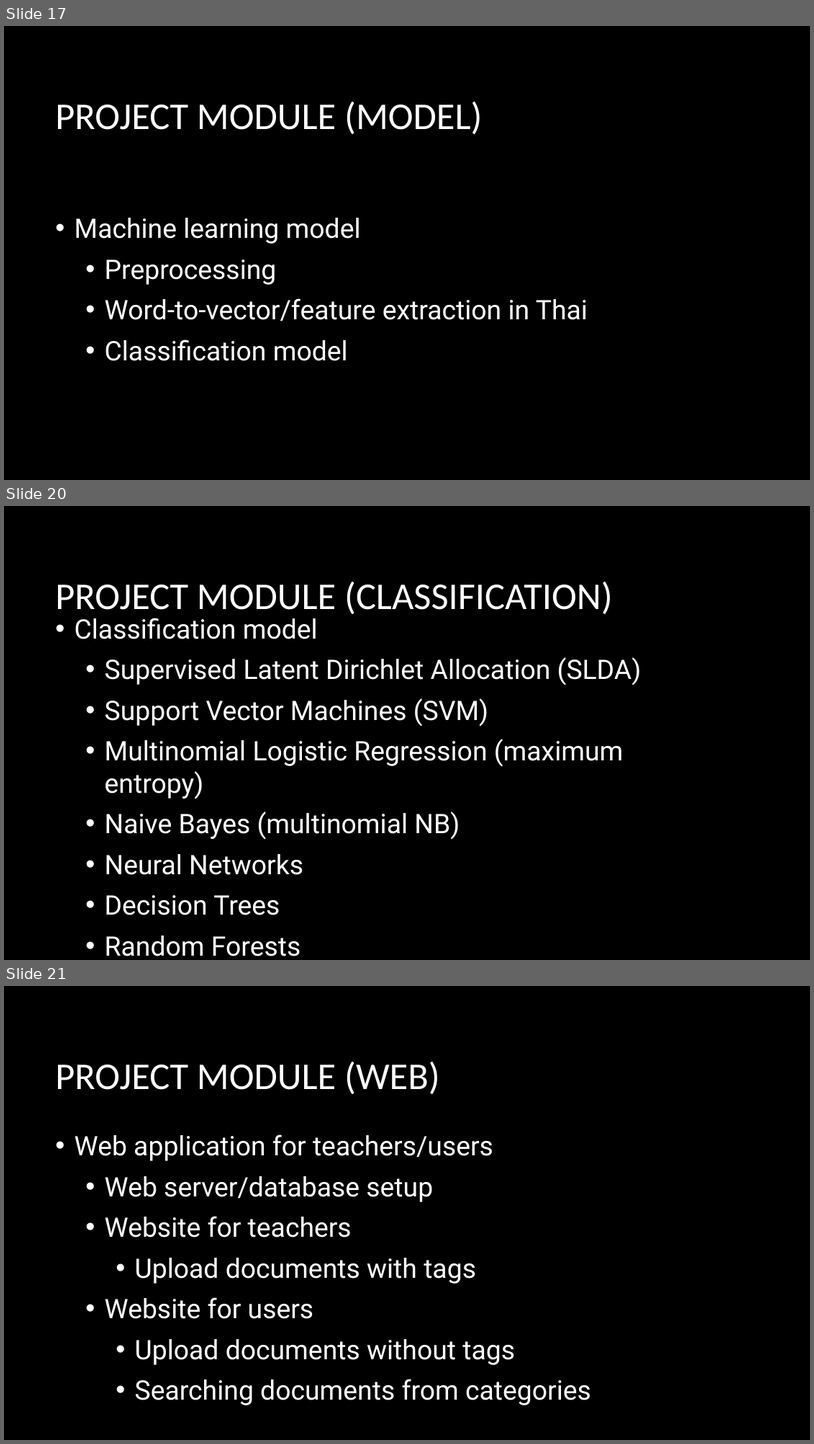
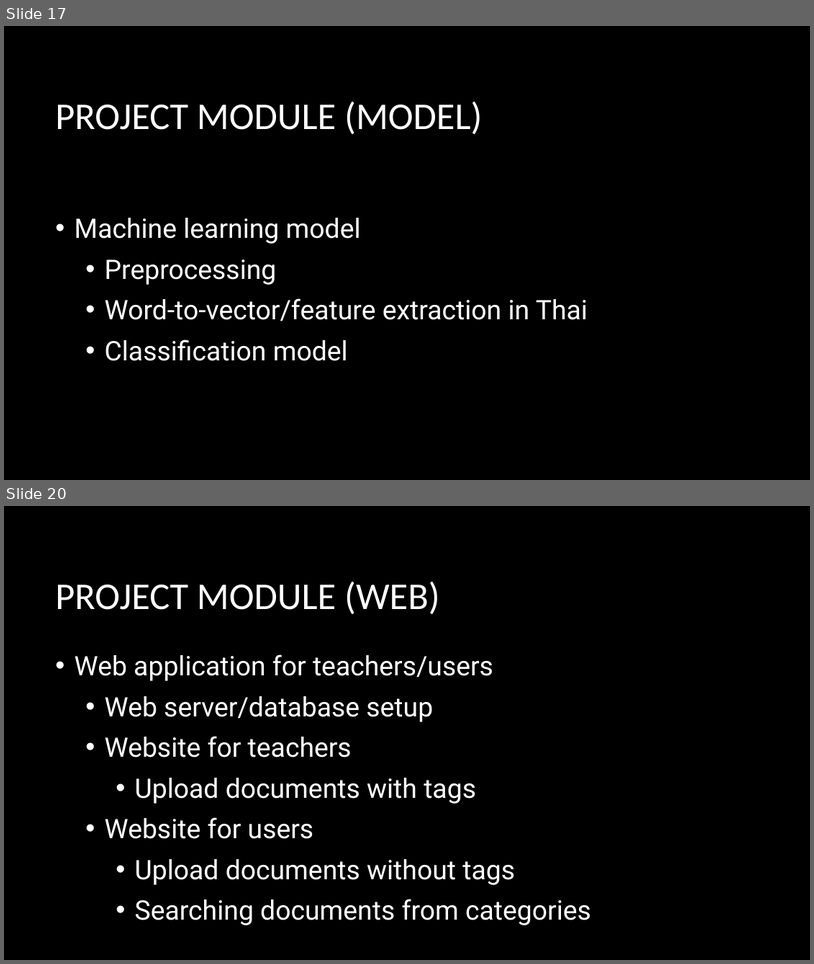
Before and after one commit to Nagisachan/project_y4, a slide deck: Document/Project Report Term 1/term1presentation-draft2.pptx. Shown one above the other, each under a label of ours: slides 17, 20 and 21 before the commit, slides 17 and 20 after it; the slides between them are not shown. The pictures are 814x1444 and 814x964 pixels, drawn with LibreOffice and Linux fonts; fonts in the diff are those of the drawing; background and template pictures are left out. Boxes give left, top, right and bottom in pixels: in the first picture for what was removed or moved away, otherwise in the second. Text is boxed around its words. In the diff, an @@ line names an element or a change of style, - is before the commit and + after.

```diff
--- a/Document/Project Report Term 1/term1presentation-draft2.pptx
+++ b/Document/Project Report Term 1/term1presentation-draft2.pptx
@@ slide 20 removed at (4, 506, 810, 960), background picture (left out) @@
@@ title removed at (55, 582, 613, 618) @@
-PROJECT MODULE (CLASSIFICATION)
@@ text removed at (75, 618, 642, 956) @@
-  • Classification model
-    • Supervised Latent Dirichlet Allocation (SLDA)
-    • Support Vector Machines (SVM)
-    • Multinomial Logistic Regression (maximum entropy)
-    • Naive Bayes (multinomial NB)
-    • Neural Networks
-    • Decision Trees
-    • Random Forests
@@ what was slide 21 is now slide 20 @@
```
Also in this commit, not shown: 5 slides changed, 2 slides added, 25 other files.
